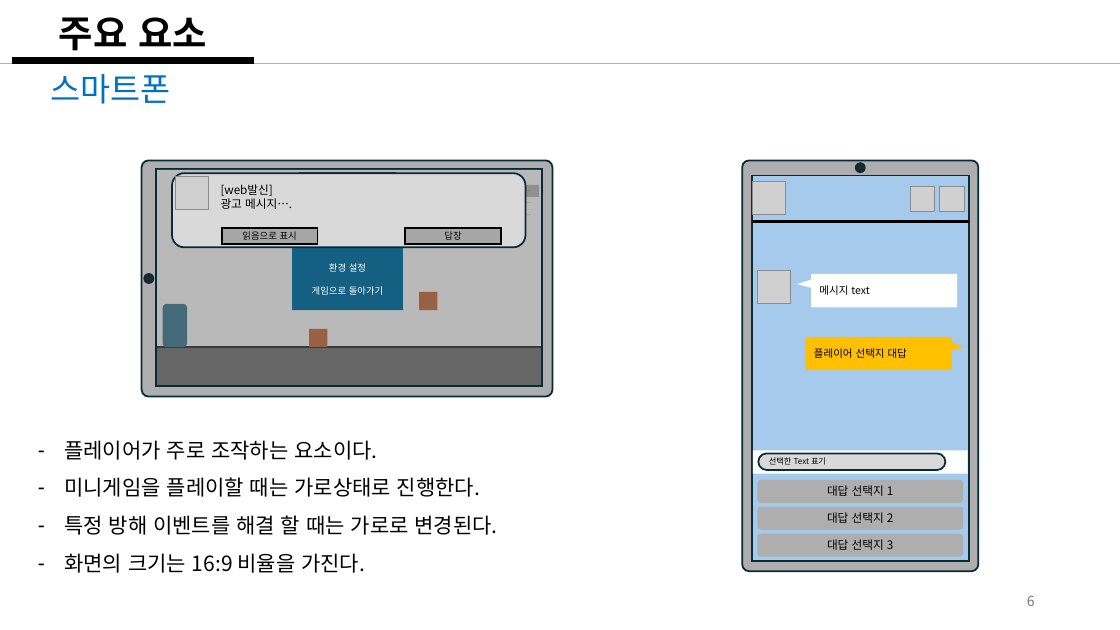
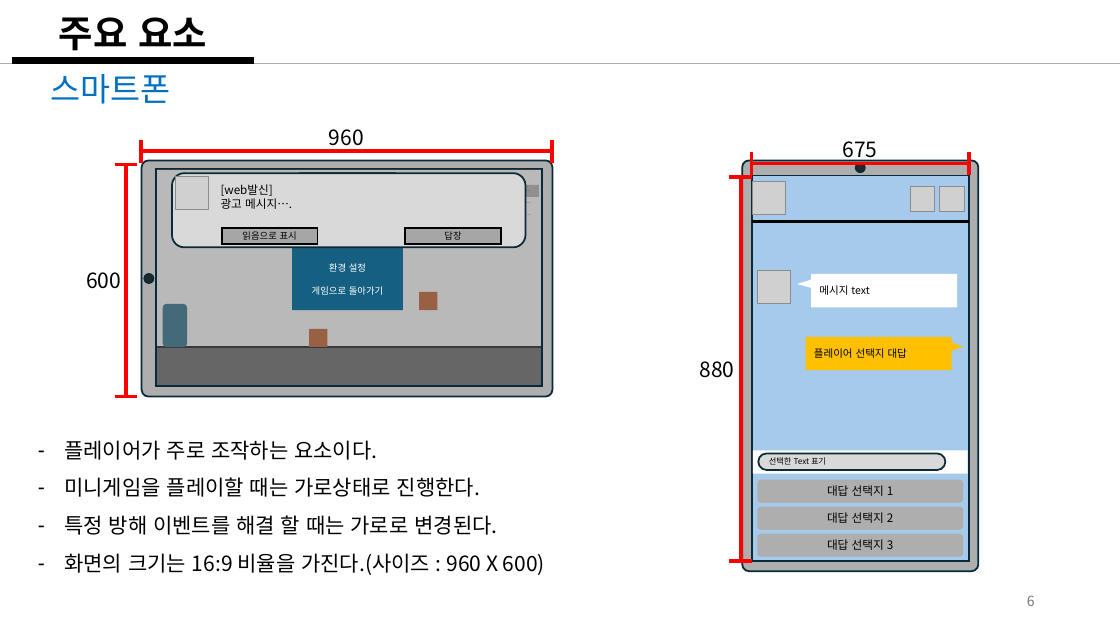
Before and after one commit to weariness00/Mandle_10Minute_Game, a slide deck: slide 6 of document/Please Leave me alone!.pptx. Drawn at 1120x630 pixels with LibreOffice and Linux fonts; fonts in the diff are those of the drawing; grey boxes stand for pictures; background and template pictures are left out. Boxes give left, top, right and bottom in pixels: in the first picture for what was removed or moved away, otherwise in the second. Text is boxed around its words. In the diff, an @@ line names an element or a change of style, - is before the commit and + after.

```diff
--- a/document/Please Leave me alone!.pptx
+++ b/document/Please Leave me alone!.pptx
@@ line added from (141, 163) to (141, 139), #FF0000 3 pt @@
@@ text added at (x1=329, y1=129, x2=364, y2=150), 18 pt, text #000000 @@
+960
@@ line added from (552, 163) to (552, 139), #FF0000 3 pt @@
@@ text added at (x1=843, y1=141, x2=878, y2=162), 18 pt, text #000000 @@
+675
@@ line added from (114, 165) to (138, 165), #FF0000 3 pt @@
@@ line added from (126, 165) to (126, 397), #FF0000 3 pt @@
@@ line added from (141, 151) to (552, 151), #FF0000 3 pt @@
@@ line added from (729, 177) to (753, 177), #FF0000 3 pt @@
@@ line added from (741, 177) to (741, 561), #FF0000 3 pt @@
@@ line added from (752, 175) to (752, 152), #FF0000 3 pt @@
@@ line added from (752, 164) to (969, 164), #FF0000 3 pt @@
@@ line added from (969, 175) to (969, 152), #FF0000 3 pt @@
@@ text added at (x1=86, y1=272, x2=121, y2=289), 18 pt, text #000000 @@
+600
@@ text added at (x1=700, y1=361, x2=735, y2=378), 18 pt, text #000000 @@
+880
@@ line added from (114, 397) to (138, 397), #FF0000 3 pt @@
@@ text at (x1=64, y1=553, x2=545, y2=575): text changed @@
-– 화면의 크기는 16:9 비율을 가진다.
+– 화면의 크기는 16:9 비율을 가진다.(사이즈 : 960 X 600)
@@ line added from (729, 561) to (753, 561), #FF0000 3 pt @@
```
Also in this commit, not shown: 1 other file.
